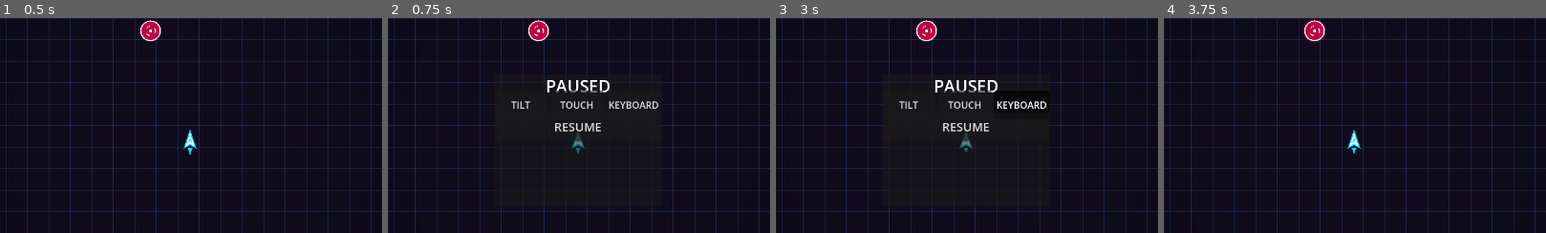
Above: before the commit, frames 1-4 (left to right).
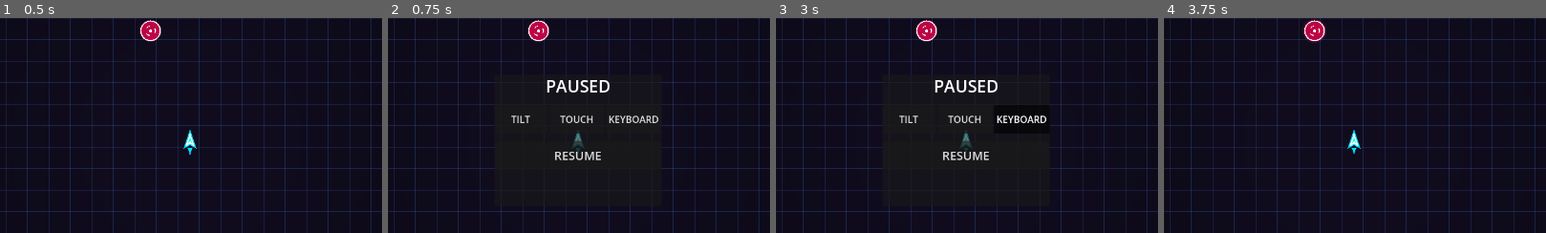
Above: after the commit, the same moments.

Repository: jesurythomas/tilt
Game: Godot game, scene res://scenes/main.tscn
Two runs of this game, one before a commit and one after it. Both use one fixed random seed, a clock stepped at 60 frames per second and the inputs below.
Inputs:
- Up to frame 1 (0.5 s): no input
- Up to frame 2 (0.75 s): click "II" at 0.5 s
- Up to frame 3 (3 s): click "TILT" at 1.25 s; click "TOUCH" at 2 s; click "KEYBOARD" at 2.75 s
- Up to frame 4 (3.75 s): click "RESUME" at 3.5 s
The pictures show only the part of the screen within x 25-75%, y 22-72%; the shares and areas given below are measured in that part.

Frame 1 is identical in both runs. In frame 2, 2.0% of the frame differs, in the area x 32-71%, y 33-67%; in frame 3, 2.0%; in frame 4, nothing differs.

Commit message:
M2.5: give ControlPicker a nonzero minimum height

Diff:
--- a/godot/src/ui/control_picker.gd
+++ b/godot/src/ui/control_picker.gd
@@ -46,6 +46,14 @@
 		# A phone has no keyboard; offering one is a dead option.
 		_keyboard_button.visible = not OS.has_feature("mobile")
 
+	# DIVERGENCE(M2.5 §4.3): a plain Control with no minimum size collapses to
+	# 0px inside the VBoxContainers on both the pause and game over panels,
+	# which overflows the HBox onto RESUME / PLAY AGAIN. Node _ready() runs
+	# child-first, so this fallback covers the first layout pass before
+	# HudController._ready() calls set_ui_scale() with the viewport-derived
+	# scale.
+	set_ui_scale(1.0)
+
 
 ## Marks one scheme as the active one.
 func set_active_scheme(scheme: Types.ControlScheme) -> void:
@@ -59,6 +67,12 @@
 
 ## Scales each button's minimum touch target to the viewport.
 func set_ui_scale(scale: float) -> void:
+	# DIVERGENCE(M2.5 §4.3): the scene root is a plain Control with no minimum
+	# size, so the pause/game-over VBoxContainers allocate it 0px and the
+	# HBox of buttons overflows onto the next sibling (RESUME / PLAY AGAIN).
+	# Reporting the same minimum height here keeps the picker's layout slot
+	# in step with its buttons.
+	custom_minimum_size.y = BASE_TOUCH_TARGET * scale
 	if _tilt_button != null:
 		_tilt_button.custom_minimum_size.y = BASE_TOUCH_TARGET * scale
 	if _touch_button != null:
